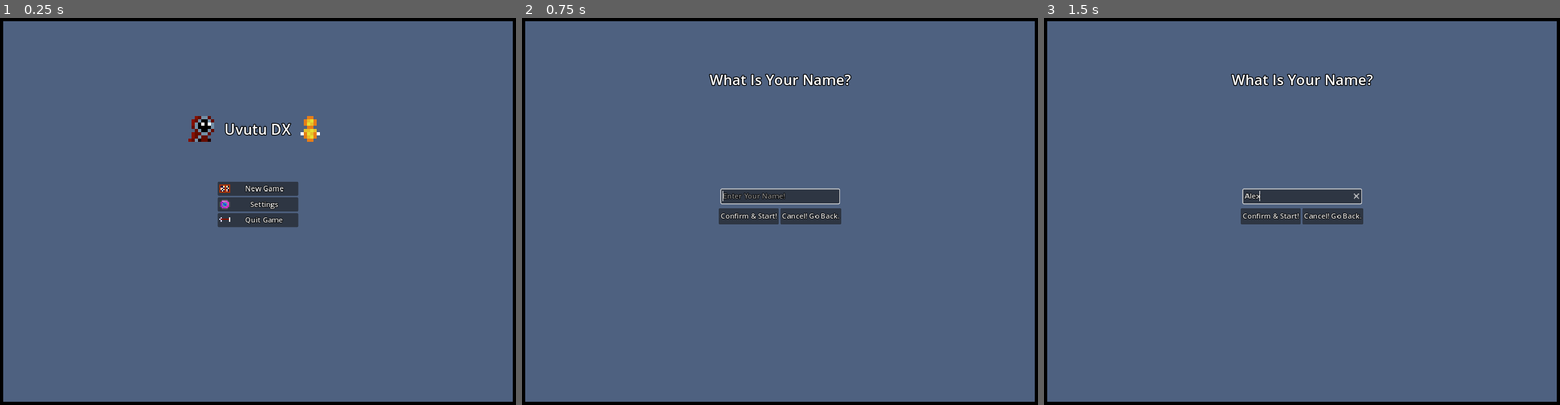
Above: before the commit, frames 1-3 (left to right).
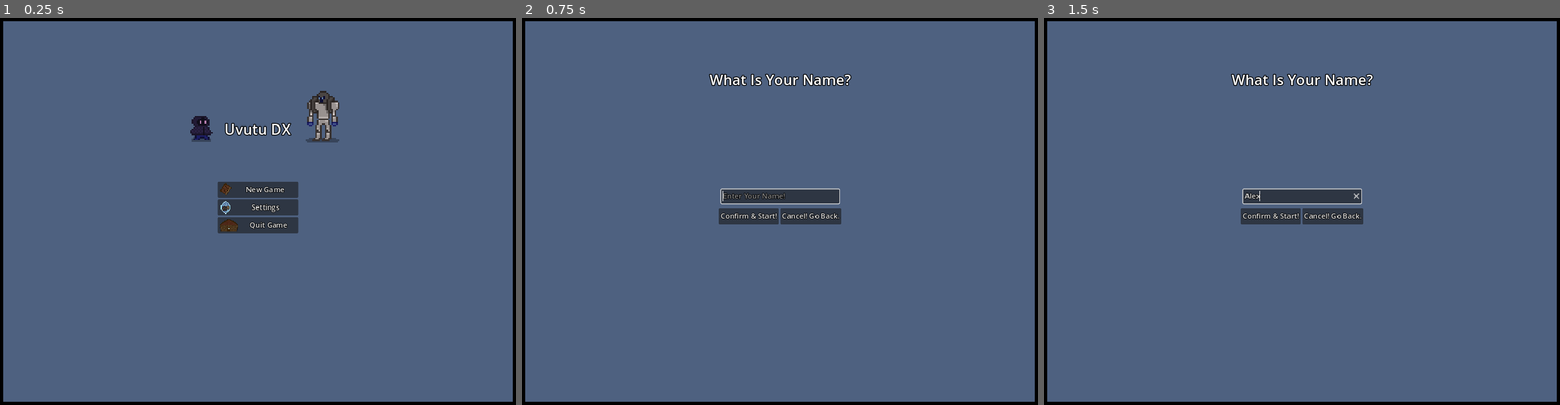
Above: after the commit, the same moments.

Repository: 123outerme/Shards-of-Grandeur
Game: Godot game, scene res://GameScenes/MainMenu.tscn
Same seed, same stepped clock (60 frames per second), same inputs: the game is played once before the commit and once after it.
Inputs (mouse positions are in pixels of both pictures, inside the frame that each line leads up to):
- Up to frame 1 (0.25 s): no input
- Up to frame 2 (0.75 s): click "New Game" at 0.5 s
- Up to frame 3 (1.5 s): click (1302, 196) at 1.27 s; type "Alex" at 1.35 s

The runs differ from the first frame. In frame 1, 2.0% of the frame differs, in the area x 36-66%, y 18-56%; in frame 2, nothing differs; in frame 3, nothing differs.

Commit message:
Add armor, book, knight sprites

Diff:
--- a/GameData/Items/Armor/standard_issue_mail.tres
+++ b/GameData/Items/Armor/standard_issue_mail.tres
@@ -1,12 +1,8 @@
-[gd_resource type="Resource" script_class="Armor" load_steps=6 format=3 uid="uid://jhhxu2gbjenp"]
+[gd_resource type="Resource" script_class="Armor" load_steps=5 format=3 uid="uid://jhhxu2gbjenp"]
 
+[ext_resource type="Texture2D" uid="uid://hjfj3p4f3w5y" path="res://Graphics/items/rusty_armor.png" id="1_gi3s1"]
 [ext_resource type="Script" path="res://Scripts/Inventory/Items/Armor.gd" id="1_hl3b4"]
-[ext_resource type="Texture2D" uid="uid://p871kcr0eyx6" path="res://Graphics/SOUVUTU0.png" id="1_ka6hk"]
 [ext_resource type="Script" path="res://Scripts/Battle/StatChanges.gd" id="3_hhbhg"]
-
-[sub_resource type="AtlasTexture" id="AtlasTexture_kuvvv"]
-atlas = ExtResource("1_ka6hk")
-region = Rect2(96, 16, 8, 8)
 
 [sub_resource type="Resource" id="Resource_a0rth"]
 script = ExtResource("3_hhbhg")
@@ -20,10 +16,10 @@
 script = ExtResource("1_hl3b4")
 statChanges = SubResource("Resource_a0rth")
 timing = 0
-itemSprite = SubResource("AtlasTexture_kuvvv")
-itemName = "Standard Issue Mail"
+itemSprite = ExtResource("1_gi3s1")
+itemName = "Standard Issue Plate"
 itemType = 3
-itemDescription = "This chainmail piece is fashioned of crude iron and not much else. It is as protective as it needs to be for the kingdom's many soldiers."
+itemDescription = "This rusty plate armor is fashioned of crude iron and not much else. It is as protective as it needs to be for the kingdom's many soldiers."
 cost = 50
 maxCount = 1
 usable = false
--- a/GameScenes/MainMenu.tscn
+++ b/GameScenes/MainMenu.tscn
@@ -3,31 +3,16 @@
 [ext_resource type="Theme" uid="uid://dsowi08f2y6iv" path="res://Themes/rootTheme.tres" id="1_7on86"]
 [ext_resource type="Theme" uid="uid://dspb6mujs3bb2" path="res://Themes/titleTextTheme.tres" id="2_irsbb"]
 [ext_resource type="Script" path="res://Scripts/Menus/MainMenu.gd" id="2_wmxf2"]
-[ext_resource type="Texture2D" uid="uid://p871kcr0eyx6" path="res://Graphics/SOUVUTU0.png" id="3_te60g"]
-
-[sub_resource type="AtlasTexture" id="AtlasTexture_crfo8"]
-atlas = ExtResource("3_te60g")
-region = Rect2(96, 16, 8, 8)
-
-[sub_resource type="AtlasTexture" id="AtlasTexture_g6d7l"]
-atlas = ExtResource("3_te60g")
-region = Rect2(96, 8, 8, 8)
-
-[sub_resource type="AtlasTexture" id="AtlasTexture_1nyix"]
-atlas = ExtResource("3_te60g")
-region = Rect2(96, 48, 8, 8)
-
-[sub_resource type="AtlasTexture" id="AtlasTexture_pafe4"]
-atlas = ExtResource("3_te60g")
-region = Rect2(64, 56, 8, 8)
-
-[sub_resource type="AtlasTexture" id="AtlasTexture_ovyey"]
-atlas = ExtResource("3_te60g")
-region = Rect2(16, 8, 8, 8)
-
-[sub_resource type="AtlasTexture" id="AtlasTexture_mthhv"]
-atlas = ExtResource("3_te60g")
-region = Rect2(16, 16, 8, 8)
+[ext_resource type="Texture2D" uid="uid://hjfj3p4f3w5y" path="res://Graphics/items/rusty_armor.png" id="3_sd787"]
+[ext_resource type="Texture2D" uid="uid://dgkky8sonbl42" path="res://Graphics/items/book.png" id="4_jytbv"]
+[ext_resource type="Texture2D" uid="uid://bib16nhg78kim" path="res://Graphics/characters/player/player_walk.png" id="5_6dq4x"]
+[ext_resource type="Texture2D" uid="uid://35ye7k3xtbym" path="res://Graphics/items/rat_shard.png" id="5_lxnsk"]
+[ext_resource type="Texture2D" uid="uid://bamq0i0s6h4l5" path="res://Graphics/ui/knight.png" id="6_1iwcp"]
+[ext_resource type="Texture2D" uid="uid://68gav8dpyr0p" path="res://Graphics/structures/house.png" id="6_luo1l"]
+
+[sub_resource type="AtlasTexture" id="AtlasTexture_nrgl8"]
+atlas = ExtResource("5_6dq4x")
+region = Rect2(0, 0, 16, 16)
 
 [node name="MainMenu" type="Control" groups=["Scenes"]]
 layout_mode = 3
@@ -55,38 +40,42 @@
 offset_left = -100.0
 offset_top = -74.0
 offset_right = 100.0
-offset_bottom = 74.0
+offset_bottom = 116.0
 grow_horizontal = 2
 grow_vertical = 2
 size_flags_vertical = 4
 
 [node name="ResumeGameButton" type="Button" parent="Panel/VBoxContainer"]
+custom_minimum_size = Vector2(0, 40)
 layout_mode = 2
 keep_pressed_outside = true
 text = "Resume Game"
-icon = SubResource("AtlasTexture_crfo8")
+icon = ExtResource("3_sd787")
 expand_icon = true
 
 [node name="NewGameButton" type="Button" parent="Panel/VBoxContainer"]
+custom_minimum_size = Vector2(0, 40)
 layout_mode = 2
 keep_pressed_outside = true
 text = "New Game"
-icon = SubResource("AtlasTexture_g6d7l")
+icon = ExtResource("4_jytbv")
 expand_icon = true
 
 [node name="SettingsButton" type="Button" parent="Panel/VBoxContainer"]
+custom_minimum_size = Vector2(0, 40)
 layout_mode = 2
 keep_pressed_outside = true
 text = "Settings
 "
-icon = SubResource("AtlasTexture_1nyix")
+icon = ExtResource("5_lxnsk")
 expand_icon = true
 
 [node name="QuitButton" type="Button" parent="Panel/VBoxContainer"]
+custom_minimum_size = Vector2(0, 40)
 layout_mode = 2
 keep_pressed_outside = true
 text = "Quit Game"
-icon = SubResource("AtlasTexture_pafe4")
+icon = ExtResource("6_luo1l")
 expand_icon = true
 
 [node name="TitleText" type="RichTextLabel" parent="Panel"]
@@ -108,13 +97,13 @@
 
 [node name="PlayerSprite" type="Sprite2D" parent="Panel"]
 position = Vector2(500, 275)
-scale = Vector2(8, 8)
-texture = SubResource("AtlasTexture_ovyey")
+scale = Vector2(4, 4)
+texture = SubResource("AtlasTexture_nrgl8")
 
 [node name="GuardSprite" type="Sprite2D" parent="Panel"]
-position = Vector2(770, 275)
-scale = Vector2(8, 8)
-texture = SubResource("AtlasTexture_mthhv")
+position = Vector2(802, 245)
+scale = Vector2(4, 4)
+texture = ExtResource("6_1iwcp")
 
 [node name="NewGameConfirmPanel" type="Panel" parent="Panel"]
 visible = false
--- a/Scripts/OverworldEnemy/OverworldEnemy.gd
+++ b/Scripts/OverworldEnemy/OverworldEnemy.gd
@@ -28,8 +28,8 @@
 		get_next_patrol_target()
 
 func _process(delta):
-	if not disableMovement and SceneLoader.mapLoader != null:
-		if not patrolling and SceneLoader.mapLoader.mapNavReady:
+	if not disableMovement and SceneLoader.mapLoader != null and SceneLoader.mapLoader.mapNavReady:
+		if not patrolling:
 			navAgent.target_position = PlayerFinder.player.position
 		var nextPos = navAgent.get_next_path_position()
 		var vel = nextPos - position
Binary file added: Graphics/items/book.png
Not shown, added: Graphics/items/book.png.import
Binary file added: Graphics/items/rusty_armor.png
Not shown, added: Graphics/items/rusty_armor.png.import
Binary file added: Graphics/ui/knight.png
Not shown, added: Graphics/ui/knight.png.import
